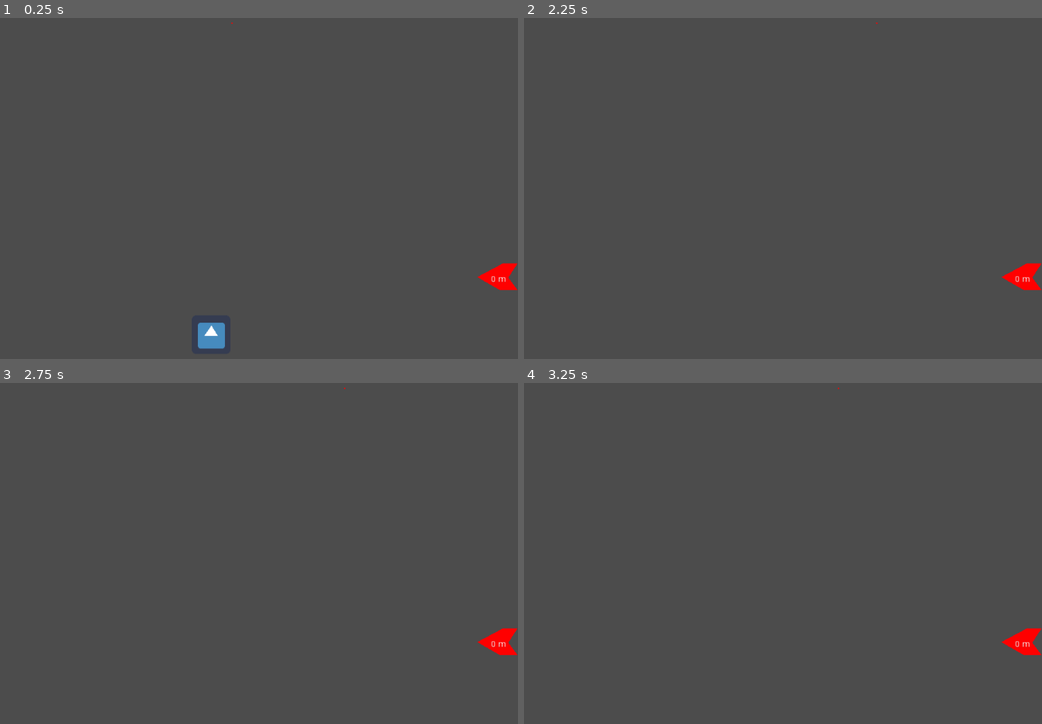
Above: before the commit, frames 1-4 (two rows, left to right).
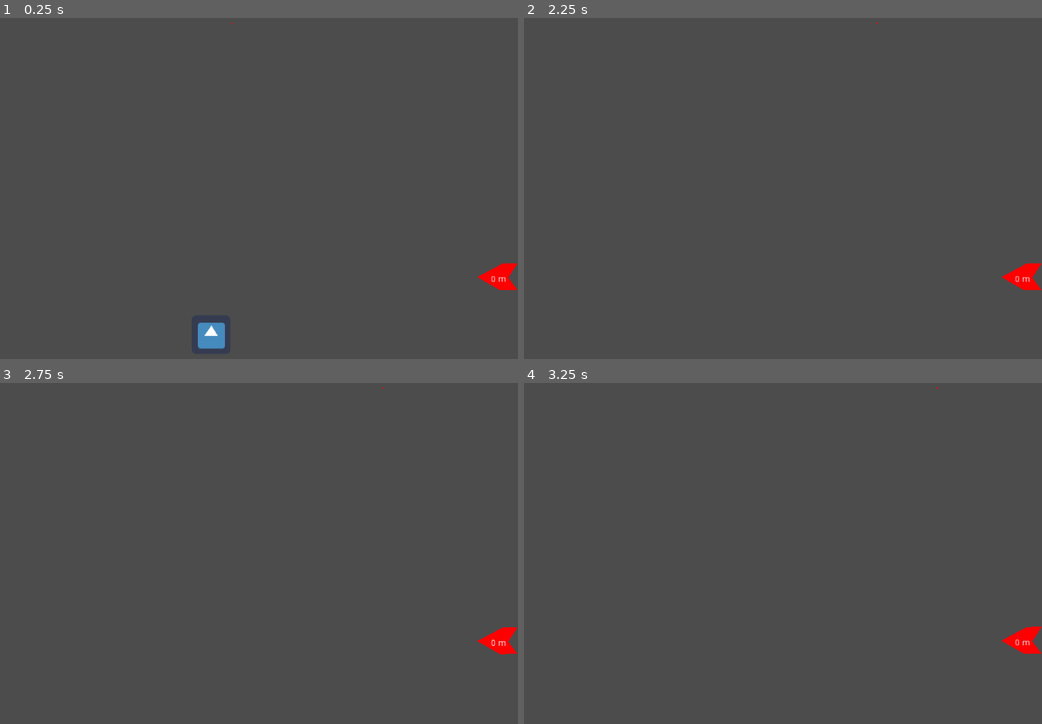
Above: after the commit, the same moments.

Repository: ludum-rlyeh/LD49-Unstable
Game: Godot game, scene res://Scenes/LevelTest.tscn
The game is run twice, just before and just after one commit, with the same random seed, the same clock (stepped at 60 frames per second) and the same inputs. The engine's default icon, where the game draws it, is replaced by a stand-in: a white triangle on a blue panel in a dark square.
Inputs:
- Up to frame 1 (0.25 s): no input
- Up to frame 2 (2.25 s): tap Enter (ui_accept) at 0.5, 1.35, 1.52, 1.82 s; hold Right (ui_right) 0.53-1.28 s; hold Enter (ui_accept) 0.53-1.28 s; hold Down (ui_down) 1.28-2.03 s; hold Right (ui_right) from 2.03 s (still down); hold Enter (ui_accept) from 2.03 s (still down)
- Up to frame 3 (2.75 s): keep holding Right (ui_right); keep holding Enter (ui_accept)
- Up to frame 4 (3.25 s): keep holding Right (ui_right); release Enter (ui_accept) at 2.78 s; tap Enter (ui_accept) at 2.85, 3.02 s

Frames 1-2 are identical in both runs. In frame 3, 0.1% of the frame differs, in the area x 66-100%, y 1-80%; in frame 4, 0.1%, in the area x 60-100%, y 1-80%.

Commit message:
Add joint for releasing objects

Diff:
--- a/Scenes/Popper.tscn
+++ b/Scenes/Popper.tscn
@@ -1,6 +1,9 @@
-[gd_scene load_steps=2 format=2]
+[gd_scene load_steps=3 format=2]
 
 [ext_resource path="res://Scripts/Popper.gd" type="Script" id=1]
+
+[sub_resource type="CircleShape2D" id=1]
+radius = 1.60734
 
 [node name="Popper" type="Position2D"]
 script = ExtResource( 1 )
@@ -9,6 +12,14 @@
 one_shot = true
 autostart = true
 
-[node name="Polygon2D" type="Polygon2D" parent="."]
+[node name="StaticBody2D" type="StaticBody2D" parent="."]
+
+[node name="Polygon2D" type="Polygon2D" parent="StaticBody2D"]
 color = Color( 0.956863, 0.027451, 0.027451, 1 )
 polygon = PoolVector2Array( -1.47951, -0.1409, -0.365887, 1.86362, -0.365887, 1.86362, 1.30455, -0.0295372, 0.0795631, -1.25452 )
+
+[node name="CollisionShape2D" type="CollisionShape2D" parent="StaticBody2D"]
+shape = SubResource( 1 )
+
+[node name="PinJoint2D" type="PinJoint2D" parent="StaticBody2D"]
+node_a = NodePath("..")
--- a/Scripts/LevelTest.gd
+++ b/Scripts/LevelTest.gd
@@ -2,7 +2,11 @@
 
 func _input(event):
 	if event.is_action_pressed("ui_accept"):
-		var falling_object = $Popper.pop_object()
+		var falling_object = $Popper.pop_object_with_initial_position()
 		if falling_object != null :
-			call_deferred("add_child", falling_object)
-			falling_object.set_mode(RigidBody2D.MODE_RIGID)
+			call_deferred("_add_falling_object", falling_object[0], falling_object[1])
+
+func _add_falling_object(falling_object : RigidBody2D, init_global_position : Vector2):
+	add_child(falling_object)
+	falling_object.set_global_position(init_global_position)
+	falling_object.set_mode(RigidBody2D.MODE_RIGID)
--- a/Scripts/Popper.gd
+++ b/Scripts/Popper.gd
@@ -1,15 +1,21 @@
 extends Position2D
 
 export var speed = Vector2(100.0,0.0)
-
 export var seconds_between_pops = 10
+export (float, 0, 1) var range_viewport_ratio_patrol = 0.66
 
 var _falling_objects_path = "res://Scenes/FallingObjects/"
 var _falling_objects_ressources = []
 var _current_id = 0
 
 var _can_drop = false
-var _next_object = null
+var _next_object : RigidBody2D = null
+
+
+onready var _drone = $StaticBody2D
+onready var _pin = $StaticBody2D/PinJoint2D
+onready var _min_x = 0
+onready var _max_x = 0
 
 func _init():
 	var dir = Directory.new()
@@ -28,25 +34,32 @@
 
 func _ready():
 	$Timer.connect("timeout", self, "on_timer_timeout")
+	var viewport_size_x = get_viewport_rect().size.x
+	_min_x = viewport_size_x * (1 - range_viewport_ratio_patrol) * 0.5
+	_max_x = viewport_size_x - _min_x
 	randomize()
 
 func _process(delta):
-	self.position += speed * delta
-	if self.position.x < get_viewport_rect().size.x / 4.0 or self.position.x > 3.0 * get_viewport_rect().size.x / 4.0 :
+	_drone.position += speed * delta
+	if _drone.global_position.x < _min_x or _drone.global_position.x > _max_x :
 		speed.x *= -1.0
 
-func pop_object():
+func pop_object_with_initial_position():
 	if _can_drop :
 		_can_drop = false
-		self.remove_child(_next_object)
+		_pin.set_node_b("")
 		$Timer.start(seconds_between_pops)
-		_next_object.set_position(self.position)
-		return _next_object
+
+		var init_global_position = _next_object.global_position
+		call_deferred("remove_child", _next_object)
+		return [_next_object, init_global_position]
 	return null
 
 func on_timer_timeout():
 	_current_id = randi() % _falling_objects_ressources.size()
 	_next_object = _falling_objects_ressources[_current_id].instance()
-	_next_object.set_mode(RigidBody2D.MODE_STATIC)
-	call_deferred("add_child", _next_object)
+	_next_object.set_mode(RigidBody2D.MODE_RIGID)
+	_next_object.set_position(_drone.position + Vector2.DOWN * 50.0)
+	add_child(_next_object)
+	_pin.set_node_b(_next_object.get_path())
 	_can_drop = true
